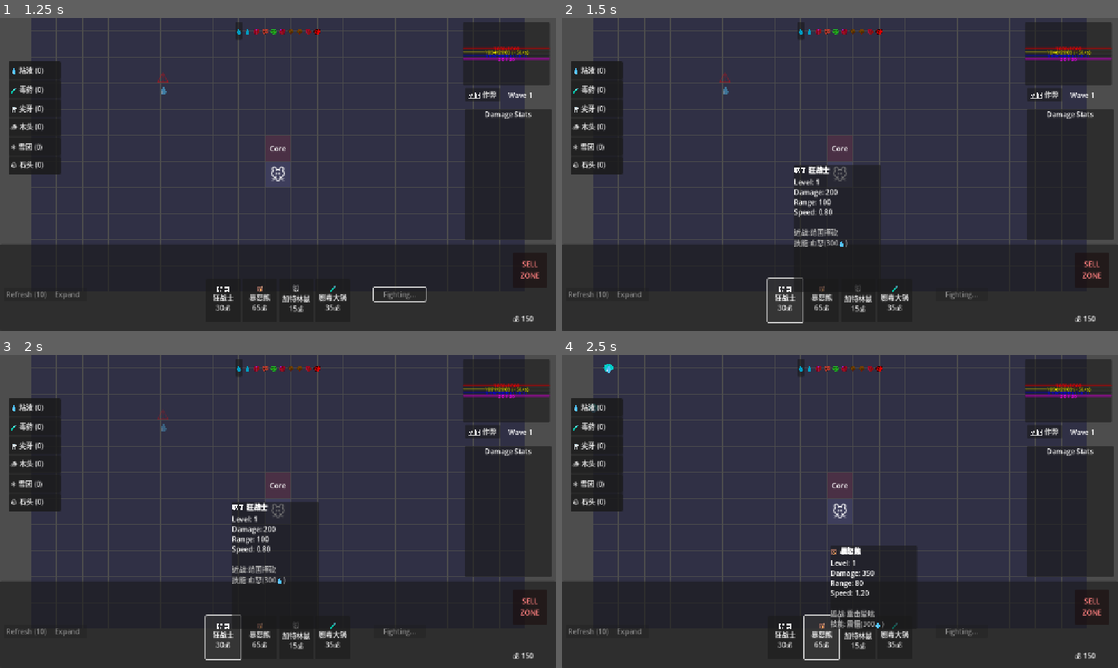
Above: before the commit, frames 1-4 (two rows, left to right).
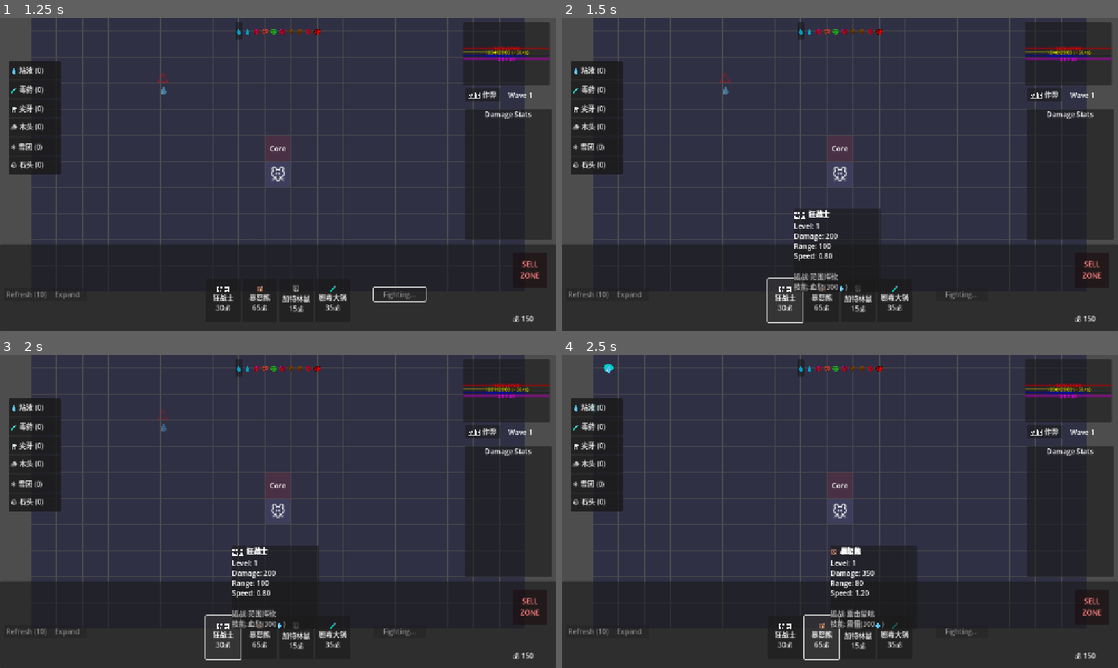
Above: after the commit, the same moments.

Repository: seekerzz/tower-html
Game: Godot game, scene res://src/Scenes/Game/MainGame.tscn
Two runs of this game, one before a commit and one after it. Both use one fixed random seed, a clock stepped at 60 frames per second and the inputs below. The project has no main scene, so this scene is started directly.
Inputs:
- Up to frame 1 (1.25 s): click "Start Wave" at 0.5 s
- Up to frame 2 (1.5 s): click "🗡️ 狂战士 30💰" at 1.25 s
- Up to frame 3 (2 s): no input
- Up to frame 4 (2.5 s): click "🐻 暴怒熊 65💰" at 2 s

Frame 1 is identical in both runs. In frame 2, 2.9% of the frame differs, in the area x 41-58%, y 46-88%; in frame 3, 2.9%; in frame 4, less than 0.1%.

Commit message:
feat(ui): optimize tooltip positioning and fix sizing bug
- Implemented boundary checks in `Tooltip.gd` to keep the tooltip within the viewport.
- Added logic to flip tooltip position (left/up) if it overflows the right/bottom screen edges.
- Fixed a bug where `RichTextLabel` with `fit_content` would calculate excessive height due to missing width context by explicitly enforcing minimum widths and toggling content fitting.
- Verified behavior with a headless test script covering boundary clamping and height sanity checks.

Diff:
--- a/src/Scripts/UI/Tooltip.gd
+++ b/src/Scripts/UI/Tooltip.gd
@@ -32,20 +32,40 @@
 	buff_label.text = buff_text
 	buff_label.visible = active_buffs.size() > 0
 
-	# Positioning
-	# Move to mouse position but keep within screen
+	# Ensure minimum width to prevent text wrapping issues
+	if custom_minimum_size == Vector2.ZERO:
+		custom_minimum_size = Vector2(200, 0)
 
-	# Force update layout to get accurate size
-	# reset_size() alone might set it to min_size which could be (0,0) or (1, huge) if constraints are odd.
-	# We rely on existing min width or set one.
-	if custom_minimum_size == Vector2.ZERO:
-		custom_minimum_size = Vector2(200, 0) # Enforce a minimum width so text doesn't wrap to infinity
+	self.size.x = custom_minimum_size.x
+
+	var width = custom_minimum_size.x
+
+	# Explicitly set width constraints on children to fix huge height bug.
+	# Sometimes RichTextLabel with fit_content calculates height based on 0/tiny width if not forced.
+	$VBoxContainer.custom_minimum_size.x = width
+	$VBoxContainer.size.x = width
+
+	title_label.custom_minimum_size.x = width
+	stats_label.custom_minimum_size.x = width
+	buff_label.custom_minimum_size.x = width
+
+	# Toggling fit_content forces recalculation of height based on the new width
+	title_label.fit_content = false
+	stats_label.fit_content = false
+	buff_label.fit_content = false
+
+	title_label.size = Vector2(width, 0)
+	stats_label.size = Vector2(width, 0)
+	buff_label.size = Vector2(width, 0)
+
+	title_label.fit_content = true
+	stats_label.fit_content = true
+	buff_label.fit_content = true
 
 	reset_size()
 
 	var vp_size = get_viewport_rect().size
 	var size = get_size()
-	# print("Debug Tooltip: vp_size=", vp_size, " size=", size, " global_pos=", global_pos)
 	var target_pos = global_pos + Vector2(20, 20)
 
 	# Boundary checks
